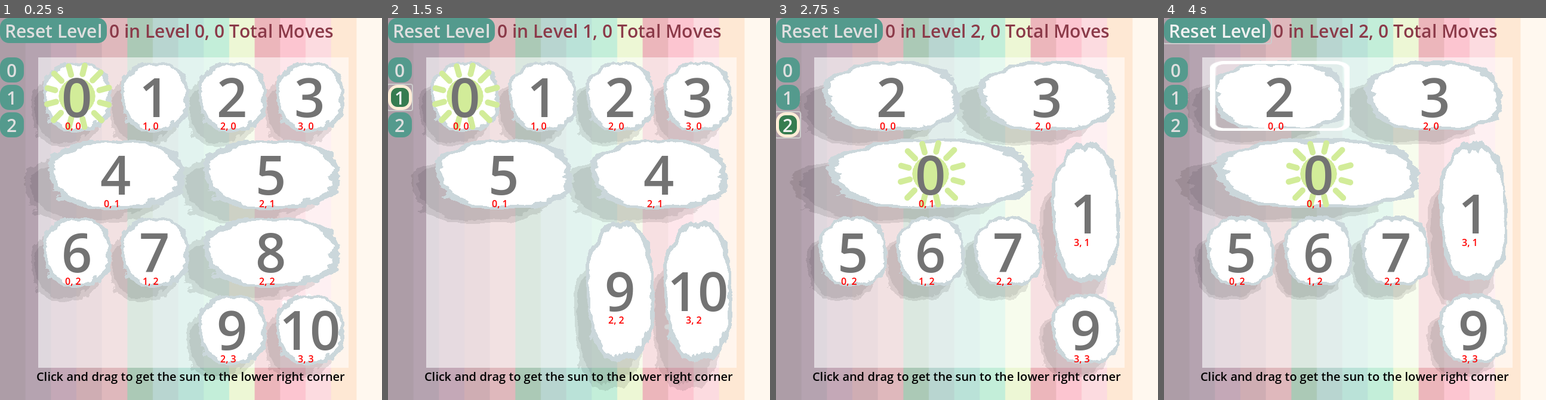
Above: before the commit, frames 1-4 (left to right).
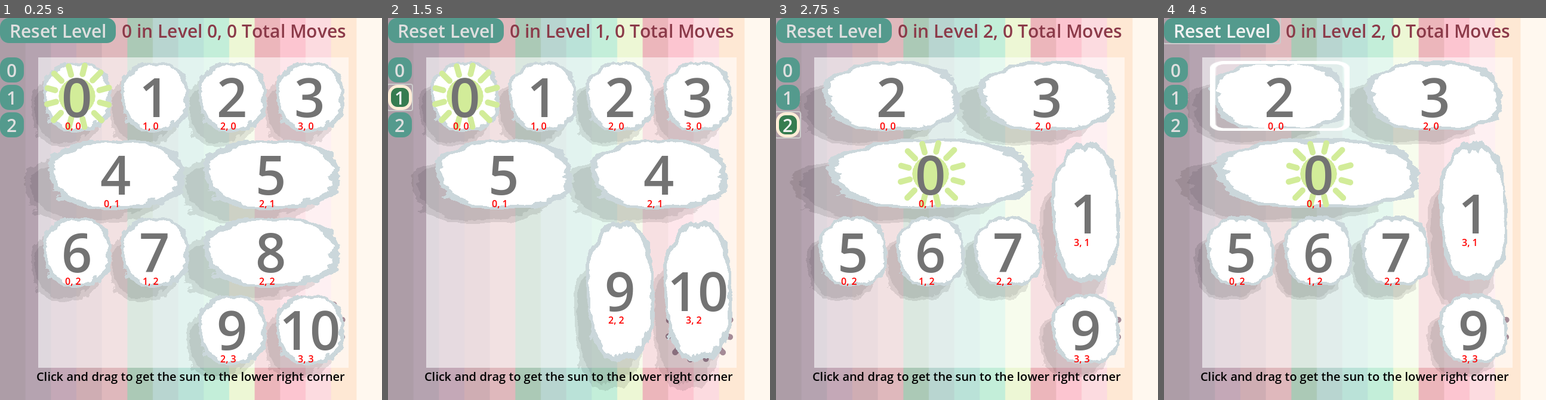
Above: after the commit, the same moments.

Repository: firelighted/comfyjam2026_slidingsun
Game: Godot game, scene res://scenes_scripts/main_2d.tscn
The game is run twice, just before and just after one commit, with the same random seed, the same clock (stepped at 60 frames per second) and the same inputs. The engine's default icon, where the game draws it, is replaced by a stand-in: a white triangle on a blue panel in a dark square.
Inputs (mouse positions are in pixels of both pictures, inside the frame that each line leads up to):
- Up to frame 1 (0.25 s): no input
- Up to frame 2 (1.5 s): click "0" at 0.5 s; click "1" at 1.25 s
- Up to frame 3 (2.75 s): click "2" at 2 s
- Up to frame 4 (4 s): click "Reset Level" at 2.75 s; drag from (1278, 94) to (1435, 94) at 3.52 s

The runs differ from the first frame. In frame 1, 1.7% of the frame differs, in the area x 1-91%, y 0-89%; in frame 2, 1.8%, in the area x 1-91%, y 0-91%; in frame 3, 1.7%; in frame 4, 1.7%.

Commit message:
wire up reset and next level buttons in script

Diff:
--- a/block_manager.gd
+++ b/block_manager.gd
@@ -53,6 +53,8 @@
 	won_level_ui.visible = false
 	won_game_ui.visible = false
 	moves_this_level = 0
+	$"../UI_foreground/HBoxContainer/ResetLevelButton".pressed.connect(_on_reset_level_button_pressed)
+	$"../UI_foreground/Won_Level_UI/Button".pressed.connect(_on_next_level_button_pressed)
 
 func _notification(what):
 	if what == NOTIFICATION_WM_MOUSE_EXIT:
--- a/scenes_scripts/main_2d.tscn
+++ b/scenes_scripts/main_2d.tscn
@@ -42,8 +42,9 @@
 offset = Vector2(65, 65.0249)
 
 [node name="SunGoalPosition" type="Sprite2D" parent="Main2D/valid_tile_area_bkgd"]
-position = Vector2(-46, -14.5)
-scale = Vector2(0.2, 0.2)
+self_modulate = Color(0.3, 0.135, 0.2615, 0.501961)
+position = Vector2(144, 95.5)
+scale = Vector2(0.25, 0.25)
 texture = ExtResource("4_xt6tc")
 centered = false
 
--- a/scenes_scripts/ui_foreground.tscn
+++ b/scenes_scripts/ui_foreground.tscn
@@ -23,7 +23,7 @@
 
 [node name="ResetLevelButton" type="Button" parent="HBoxContainer"]
 layout_mode = 2
-text = " Reset Level "
+text = "  Reset Level  "
 
 [node name="MoveCounterLabel" type="Label" parent="HBoxContainer"]
 layout_mode = 2
@@ -86,12 +86,3 @@
 label_settings = ExtResource("4_cwth5")
 horizontal_alignment = 1
 autowrap_mode = 3
-
-[node name="VBoxContainer" type="VBoxContainer" parent="."]
-layout_mode = 1
-anchors_preset = 1
-anchor_left = 1.0
-anchor_right = 1.0
-offset_left = -40.0
-offset_bottom = 42.0
-grow_horizontal = 0
--- a/theme/main_theme.tres
+++ b/theme/main_theme.tres
@@ -14,3 +14,4 @@
 Button/styles/hover = ExtResource("1_u5jj7")
 Button/styles/normal = SubResource("StyleBoxFlat_gmim1")
 Button/styles/pressed = ExtResource("1_u5jj7")
+HBoxContainer/constants/separation = 10
Not shown: 1 places in scenes_scripts/main_2d.tscn that only renumber resources
